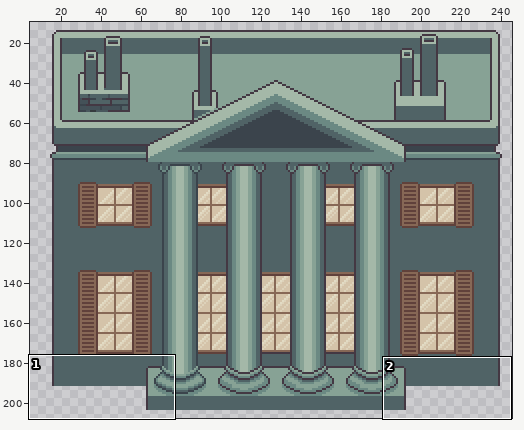
A pixel-art file gets an edit: assets/02_architecture/04_casino/casino.aseprite. The first picture is a wide view before the edit; the outline marks the close-up.
Close-up. As it was:
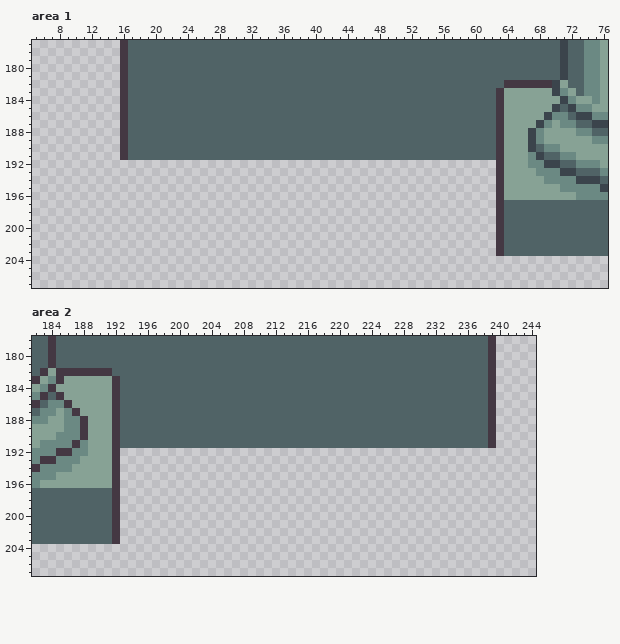
250x208 pixels, 1 frame. Colours within 5 levels of each other are drawn and written as one. Shown: area 1: x 5..76, y 177..207; area 2: x 182..244, y 178..207. The wide view leaves out empty margins.
Now the later version:
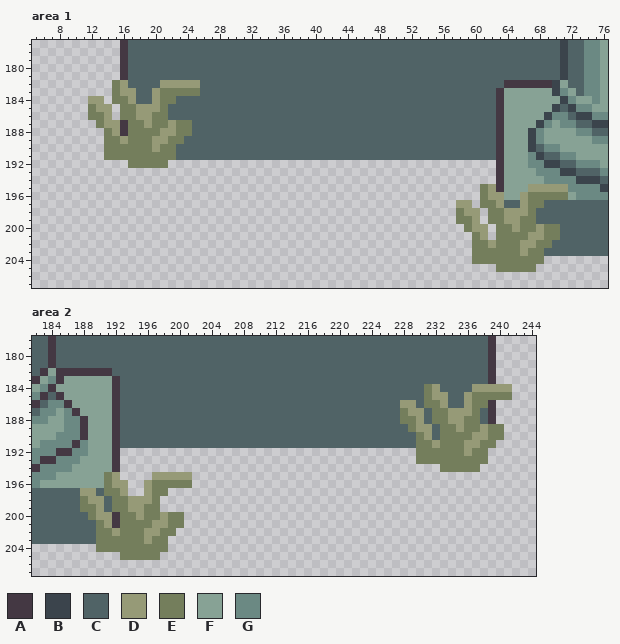
Palette (. is transparent): A #443843  B #3b444c  C #506366  D #969a77  E #747e5c  F #87a295  G #6b8983
Difference:
Changed rows in their new state; - is an unchanged pixel.
Area 1, layer "antennes":
first column x 12:
182 ---ED----DDDDD----------------------------------------------
183 ---EDD--DEEEEE----------------------------------------------
184 DD-EED--DEE-------------------------------------------------
185 EDD-EEDDDE--------------------------------------------------
186 EED-EEDDEE--------------------------------------------------
187 -EDD-EEDEEDEE-----------------------------------------------
188 --ED-EEEEDDEE-----------------------------------------------
189 --EEDEEEDDEE------------------------------------------------
190 --EEEEEEDEE-------------------------------------------------
191 --EEEEEEEEE-------------------------------------------------
192 -----EEEEE--------------------------------------------------
195 -------------------------------------------------ED----DDDDD
196 -------------------------------------------------EDD--DEEEEE
197 ----------------------------------------------DD-EED--DEE---
198 ----------------------------------------------EDD-EEDDDE----
199 ----------------------------------------------EED-EEDDEE----
200 -----------------------------------------------EDD-EEDEEDEE-
201 ------------------------------------------------ED-EEEEDDEE-
202 ------------------------------------------------EEDEEEDDEE--
203 ------------------------------------------------EEEEEEDEE---
204 ------------------------------------------------EEEEEEEEE---
205 ---------------------------------------------------EEEEE----
Area 2, layer "antennes":
first column x 188:
184 -------------------------------------------ED----DDDDD
185 -------------------------------------------EDD--DEEEEE
186 ----------------------------------------DD-EED--DEE---
187 ----------------------------------------EDD-EEDDDE----
188 ----------------------------------------EED-EEDDEE----
189 -----------------------------------------EDD-EEDEEDEE-
190 ------------------------------------------ED-EEEEDDEE-
191 ------------------------------------------EEDEEEDDEE--
192 ------------------------------------------EEEEEEDEE---
193 ------------------------------------------EEEEEEEEE---
194 ---------------------------------------------EEEEE----
195 ---ED----DDDDD----------------------------------------
196 ---EDD--DEEEEE----------------------------------------
197 DD-EED--DEE-------------------------------------------
198 EDD-EEDDDE--------------------------------------------
199 EED-EEDDEE--------------------------------------------
200 -EDD-EEDEEDEE-----------------------------------------
201 --ED-EEEEDDEE-----------------------------------------
202 --EEDEEEDDEE------------------------------------------
203 --EEEEEEDEE-------------------------------------------
204 --EEEEEEEEE-------------------------------------------
205 -----EEEEE--------------------------------------------
Where, in picture pixels (left, top, right, bottom), the same in both close-ups:
changed: (88, 80, 200, 168)
changed: (456, 184, 568, 272)
changed: (400, 384, 512, 472)
changed: (80, 472, 192, 560)
